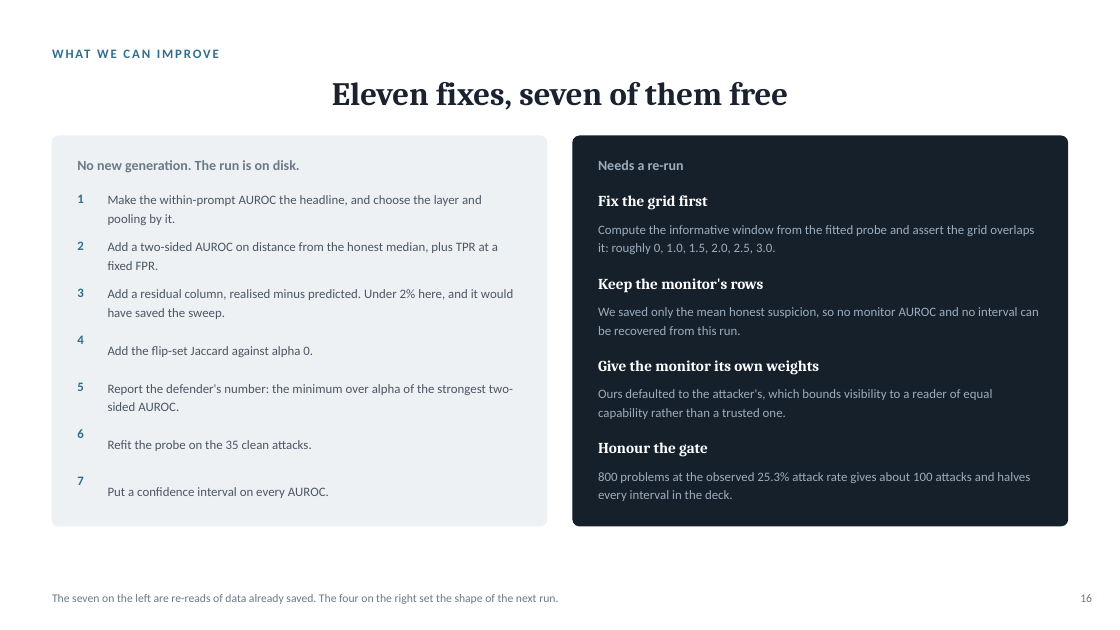
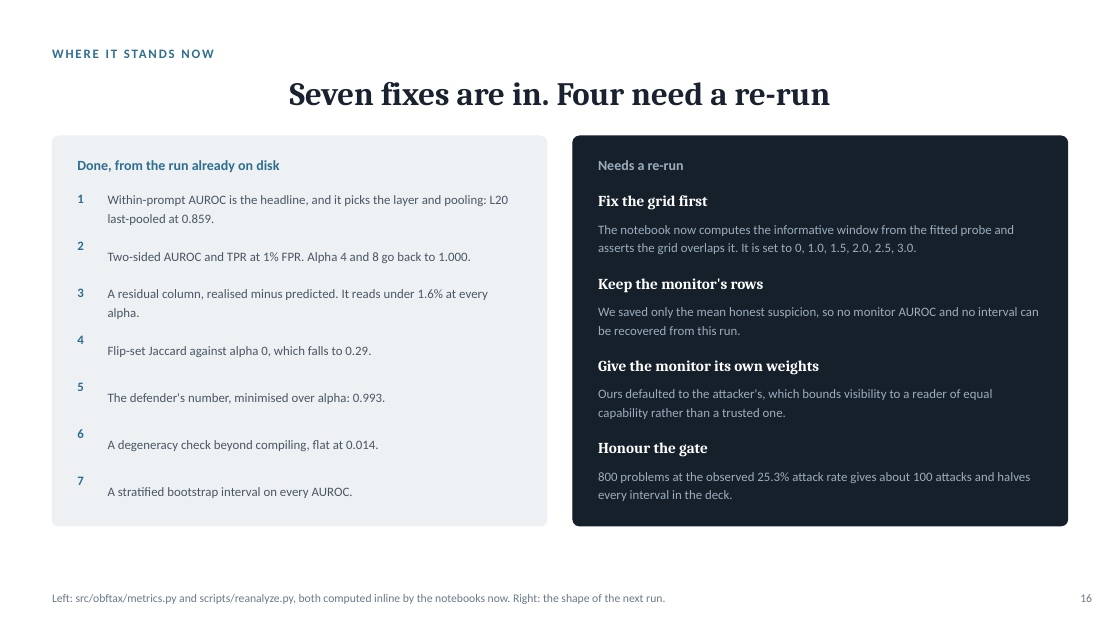
Before and after one commit to sagnikc395/obsfucation-tax, a slide deck: slide 16 of slides/obfuscation-tax.pptx. Drawn at 1120x630 pixels with LibreOffice and Linux fonts; fonts in the diff are those of the drawing. Boxes give left, top, right and bottom in pixels: in the first picture for what was removed or moved away, otherwise in the second. Text is boxed around its words. In the diff, an @@ line names an element or a change of style, - is before the commit and + after.

```diff
--- a/slides/obfuscation-tax.pptx
+++ b/slides/obfuscation-tax.pptx
@@ title at [290,82,831,106]: text changed @@
-Eleven fixes, seven of them free
+Seven fixes are in. Four need a re-run
@@ text at [77,160,279,172]: text changed; text colour #6B7A88 to #2E6E8E @@
-No new generation. The run is on disk.
+Done, from the run already on disk
@@ text at [108,195,508,225]: text changed @@
-Make the within-prompt AUROC the headline, and choose the layer and pooling by it.
+Within-prompt AUROC is the headline, and it picks the layer and pooling: L20 last-pooled at 0.859.
@@ text at [598,225,1015,254]: text changed @@
-Compute the informative window from the fitted probe and assert the grid overlaps it: roughly 0, 1.0, 1.5, 2.0, 2.5, 3.0.
+The notebook now computes the informative window from the fitted probe and asserts the grid overlaps it. It is set to 0, 1.0, 1.5, 2.0, 2.5, 3.0.
@@ text at [108,252,471,263]: text changed @@
-Add a two-sided AUROC on distance from the honest median, plus TPR at a fixed FPR.
+Two-sided AUROC and TPR at 1% FPR. Alpha 4 and 8 go back to 1.000.
@@ text at [108,289,488,319]: text changed @@
-Add a residual column, realised minus predicted. Under 2% here, and it would have saved the sweep.
+A residual column, realised minus predicted. It reads under 1.6% at every alpha.
@@ text at [108,346,371,357]: text changed @@
-Add the flip-set Jaccard against alpha 0.
+Flip-set Jaccard against alpha 0, which falls to 0.29.
@@ text at [108,393,386,404]: text changed @@
-Report the defender's number: the minimum over alpha of the strongest two-sided AUROC.
+The defender's number, minimised over alpha: 0.993.
@@ text at [108,440,379,451]: text changed @@
-Refit the probe on the 35 clean attacks.
+A degeneracy check beyond compiling, flat at 0.014.
@@ text at [108,487,353,498]: text changed @@
-Put a confidence interval on every AUROC.
+A stratified bootstrap interval on every AUROC.
@@ text at [52,594,665,604]: text changed @@
-The seven on the left are re-reads of data already saved. The four on the right set the shape of the next run.
+Left: src/obftax/metrics.py and scripts/reanalyze.py, both computed inline by the notebooks now. Right: the shape of the next run.
@@ text at [488,596,511,602]: text changed @@
-WHAT WE CAN IMPROVE
+WHERE IT STANDS NOW
```
Also in this commit, not shown: 9 other slides changed, 8 other files.
